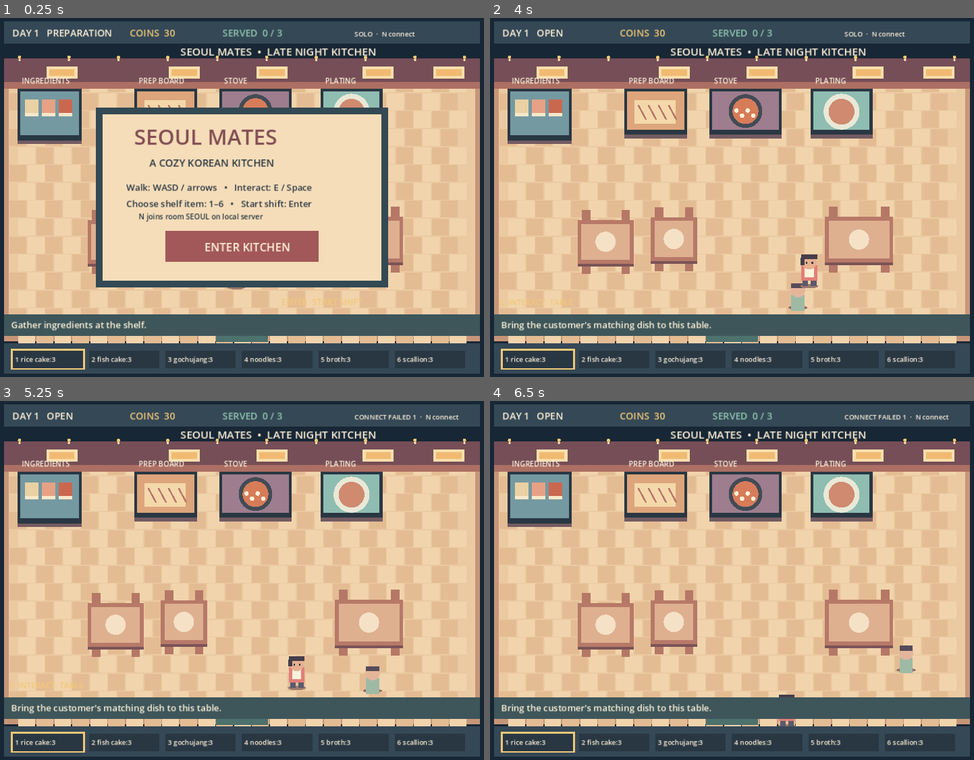
Above: before the commit, frames 1-4 (two rows, left to right).
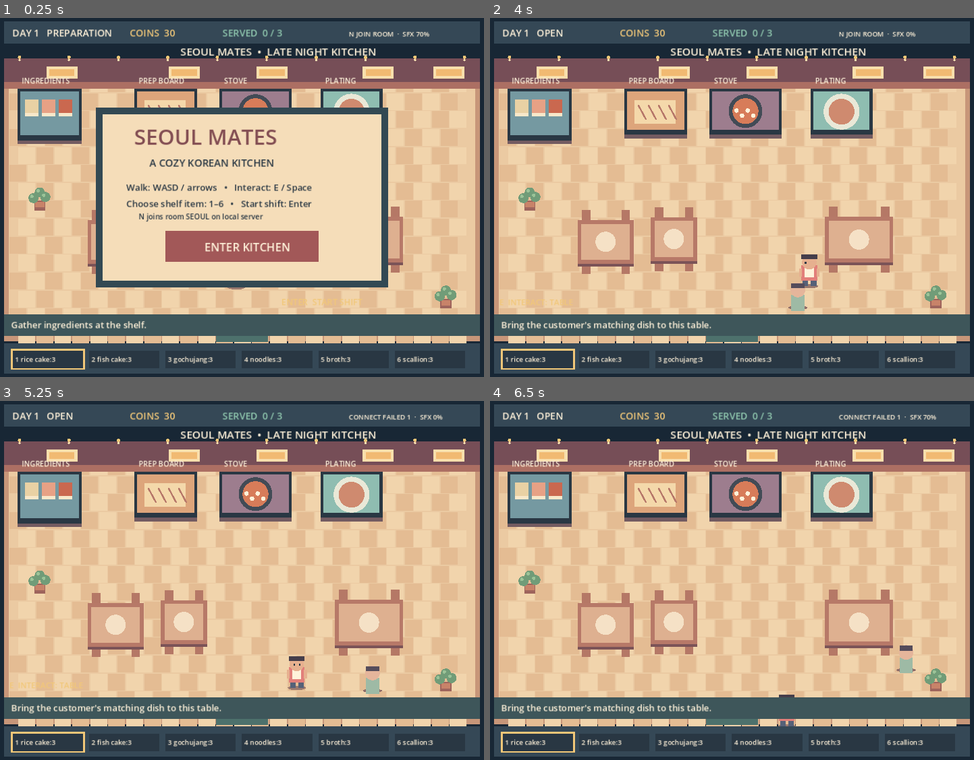
Above: after the commit, the same moments.

Repository: capybarawombat/seoul-mates
Game: Godot game, scene res://scenes/main.tscn
The game is run twice, just before and just after one commit, with the same random seed, the same clock (stepped at 60 frames per second) and the same inputs.
Inputs (mouse positions are in pixels of both pictures, inside the frame that each line leads up to):
- Up to frame 1 (0.25 s): no input
- Up to frame 2 (4 s): tap Enter at 0.5, 2.1 s; move the mouse to (848, 179) at 0.52 s; hold D 0.53-1.25 s; tap M at 0.6, 2.3, 3.8 s; click (848, 179) at 0.67 s; tap Space at 0.77, 2, 3.77 s; drag from (625, 215) to (702, 269) at 1.27 s; move the mouse to (785, 118) at 2.02 s; hold D 2.03-2.75 s; click (785, 118) at 2.17 s; drag from (702, 269) to (567, 143) at 2.77 s; move the mouse to (891, 251) at 3.52 s; hold A from 3.53 s (still down); tap 1 at 3.6 s; click (891, 251) at 3.67 s
- Up to frame 3 (5.25 s): release A at 4.25 s; drag from (77, 526) to (159, 490) at 4.27 s; move the mouse to (271, 580) at 5.02 s; hold S from 5.03 s (still down); tap N at 5.1 s; click (271, 580) at 5.17 s
- Up to frame 4 (6.5 s): tap M at 5.3 s; release S at 5.75 s; drag from (649, 490) to (625, 598) at 5.77 s

The runs differ from the first frame. In frame 1, 0.5% of the frame differs, in the area x 5-95%, y 3-81%; in frame 2, 0.6%; in frame 3, 0.6%; in frame 4, 0.6%.

Commit message:
Verify browser co-op and prepare web deployment

Diff:
--- a/scripts/main.gd
+++ b/scripts/main.gd
@@ -36,9 +36,26 @@
 var network_status := "SOLO"
 var last_sent_position := Vector2(470, 460)
 var move_clock: Dictionary = {}
+var debug_clock := 0.0
+var player_colors: Dictionary = {}
+var player_facings: Dictionary = {}
+var player_walking: Dictionary = {}
+var snapshot_seq := 0
+var last_snapshot_seq := -1
+var pending_spawn_sync := false
+var sfx_player: AudioStreamPlayer
+var sfx_muted := false
+var sfx_volume := 0.7
 
 func _ready() -> void:
 	server_mode = OS.get_cmdline_user_args().has("--server")
+	if not server_mode:
+		var generator := AudioStreamGenerator.new()
+		generator.mix_rate = 22050.0
+		generator.buffer_length = 0.3
+		sfx_player = AudioStreamPlayer.new()
+		sfx_player.stream = generator
+		add_child(sfx_player)
 	var alternate_save := OS.get_environment("SEOUL_MATES_SAVE_PATH")
 	if alternate_save != "": state.save_path = alternate_save
 	state.load_game()
@@ -82,13 +99,18 @@
 			if network_clock >= 0.1 or player.distance_to(last_sent_position) > 8.0:
 				network_clock = 0.0
 				last_sent_position = player
-				submit_position.rpc_id(1, player)
+				submit_position.rpc_id(1, player, facing, moving)
 	if server_mode:
 		state.tick(delta)
 		network_clock += delta
 		if network_clock >= 0.1:
 			network_clock = 0.0
 			_broadcast_snapshot()
+	if OS.has_feature("web") and OS.has_feature("debug"):
+		debug_clock += delta
+		if debug_clock >= 0.1:
+			debug_clock = 0.0
+			_publish_debug_state()
 	toast_time = maxf(0.0, toast_time - delta)
 	queue_redraw()
 
@@ -115,6 +137,7 @@
 	return best
 
 func _interact() -> void:
+	_play_sfx(_nearest_station())
 	if online:
 		if _nearest_station() == "stove" and not state.session.is_empty(): panel_open = true
 		request_action.rpc_id(1, "interact", selected_item, 0.0)
@@ -171,6 +194,12 @@
 	if event.keycode == KEY_F5:
 		if not online: state.save_game()
 		state.message = "Restaurant saved."
+	if event.keycode == KEY_M:
+		sfx_muted = not sfx_muted
+	if event.keycode == KEY_BRACKETLEFT:
+		sfx_volume = maxf(0.0, sfx_volume - 0.1)
+	if event.keycode == KEY_BRACKETRIGHT:
+		sfx_volume = minf(1.0, sfx_volume + 0.1)
 	if event.keycode == KEY_N:
 		_connect_server()
 
@@ -189,8 +218,10 @@
 					return
 				if panel_open:
 					if Rect2(270, 458, 420, 34).has_point(p):
+						_play_sfx("dial")
 						_set_heat(clampf((p.x - 270.0) / 420.0, 0.0, 1.0))
 					if Rect2(712, 138, 42, 37).has_point(p): panel_open = false
+					if p.distance_to(Vector2(480, 333)) < 100.0: _play_sfx("stir")
 					last_stir_angle = (p - Vector2(480, 333)).angle()
 				else:
 					if SHELF.grow(12).has_point(p) and player.distance_to(_closest(SHELF, player)) < 95: _interact()
@@ -225,6 +256,31 @@
 	if online: request_action.rpc_id(1, "chop", 0, value)
 	else: state.chop(value)
 
+func _play_sfx(kind: String) -> void:
+	if server_mode or sfx_muted or sfx_volume <= 0.0 or sfx_player == null:
+		return
+	if not sfx_player.playing:
+		sfx_player.play()
+	var playback := sfx_player.get_stream_playback() as AudioStreamGeneratorPlayback
+	if playback == null:
+		return
+	var frequency := 390.0
+	match kind:
+		"prep": frequency = 280.0
+		"stove", "stir": frequency = 330.0
+		"plate": frequency = 590.0
+		"table": frequency = 740.0
+		"dial": frequency = 440.0
+	var sample_count := mini(playback.get_frames_available(), 2500)
+	var frames := PackedVector2Array()
+	frames.resize(sample_count)
+	for i in range(sample_count):
+		var progress := float(i) / float(maxi(sample_count, 1))
+		var envelope := (1.0 - progress) * (1.0 - progress)
+		var tone := sin(TAU * frequency * float(i) / 22050.0) * envelope * 0.14 * sfx_volume
+		frames[i] = Vector2(tone, tone)
+	playback.push_buffer(frames)
+
 func _connect_server() -> void:
 	if online or server_mode: return
 	var url := "ws://127.0.0.1:9090"
@@ -249,6 +305,8 @@
 	online = true
 	network_status = "ROOM SEOUL · CONNECTED"
 	menu_open = false
+	pending_spawn_sync = true
+	last_snapshot_seq = -1
 
 func _server_failed() -> void:
 	online = false
@@ -265,12 +323,21 @@
 		multiplayer.multiplayer_peer.disconnect_peer(id)
 		return
 	positions[str(id)] = Vector2(475 + id % 3 * 24, 470)
+	var color_index := 0
+	while player_colors.values().has(color_index):
+		color_index += 1
+	player_colors[str(id)] = color_index
+	player_facings[str(id)] = Vector2.DOWN
+	player_walking[str(id)] = false
 	move_clock[str(id)] = Time.get_ticks_msec()
 	print("Player %d joined room SEOUL" % id)
 	_broadcast_snapshot()
 
 func _peer_left(id: int) -> void:
 	positions.erase(str(id))
+	player_colors.erase(str(id))
+	player_facings.erase(str(id))
+	player_walking.erase(str(id))
 	move_clock.erase(str(id))
 	state.carried_by.erase(str(id))
 	state.release_stove(id)
@@ -279,7 +346,7 @@
 	_broadcast_snapshot()
 
 @rpc("any_peer", "call_remote", "unreliable")
-func submit_position(pos: Vector2) -> void:
+func submit_position(pos: Vector2, look: Vector2, walking_now: bool) -> void:
 	if not server_mode: return
 	var id := multiplayer.get_remote_sender_id()
 	if not positions.has(str(id)) or not _can_walk(pos): return
@@ -291,6 +358,8 @@
 	for step in range(1, parts + 1):
 		if not _can_walk(old.lerp(pos, float(step) / float(parts))): return
 	positions[str(id)] = pos
+	player_facings[str(id)] = look.normalized() if look.length_squared() > 0.01 else Vector2.DOWN
+	player_walking[str(id)] = walking_now
 	move_clock[str(id)] = now
 
 @rpc("any_peer", "call_remote", "reliable")
@@ -313,14 +382,49 @@
 
 func _broadcast_snapshot() -> void:
 	if server_mode and multiplayer.multiplayer_peer != null:
-		receive_snapshot.rpc(state.snapshot(), positions)
+		snapshot_seq += 1
+		receive_snapshot.rpc(snapshot_seq, state.snapshot(), positions, player_colors, player_facings, player_walking)
 
 @rpc("authority", "call_remote", "unreliable")
-func receive_snapshot(data: Dictionary, player_positions: Dictionary) -> void:
+func receive_snapshot(seq: int, data: Dictionary, player_positions: Dictionary, colors: Dictionary, facings: Dictionary, walking_flags: Dictionary) -> void:
 	if server_mode: return
+	if seq <= last_snapshot_seq: return
+	last_snapshot_seq = seq
 	state.apply_snapshot(data)
 	positions = player_positions
+	player_colors = colors
+	player_facings = facings
+	player_walking = walking_flags
+	if pending_spawn_sync and positions.has(str(multiplayer.get_unique_id())):
+		player = positions[str(multiplayer.get_unique_id())]
+		last_sent_position = player
+		pending_spawn_sync = false
 	if panel_open and state.session.is_empty(): panel_open = false
+
+func _publish_debug_state() -> void:
+	var peers: Dictionary = {}
+	for id in positions:
+		var pos: Vector2 = positions[id]
+		peers[str(id)] = [pos.x, pos.y]
+	var data := {
+		"online": online,
+		"peer_id": multiplayer.get_unique_id(),
+		"position": [player.x, player.y],
+		"peers": peers,
+		"colors": player_colors,
+		"carried": state.held(multiplayer.get_unique_id() if online else 1),
+		"inventory": state.inventory,
+		"session": state.session,
+		"dish": state.dish,
+		"phase": state.phase,
+		"customer_stage": state.customer_stage,
+		"served": state.served,
+		"money": state.money,
+		"order": state.order,
+		"panel_open": panel_open,
+		"message": state.message
+	}
+	JavaScriptBridge.eval("window.__SEOUL_TEST_STATE = " + JSON.stringify(data))
 
 func _draw() -> void:
 	draw_rect(Rect2(0, 0, 960, 640), BG)
@@ -332,12 +436,20 @@
 	_draw_table(TABLE, true)
 	_draw_table(Rect2(205, 360, 100, 78), false)
 	_draw_table(Rect2(335, 355, 83, 78), false)
-	_draw_customer()
+	var actors: Array[Dictionary] = []
+	if state.phase == "OPEN" and state.customer_stage != "absent":
+		actors.append({"kind": "customer", "y": state.customer_position.y})
 	if online:
 		for id in positions:
 			if int(id) != multiplayer.get_unique_id():
-				_draw_teammate(positions[id], int(id))
-	_draw_player()
+				actors.append({"kind": "teammate", "y": positions[id].y, "id": int(id), "pos": positions[id]})
+	actors.append({"kind": "player", "y": player.y})
+	actors.sort_custom(func(a: Dictionary, b: Dictionary) -> bool: return float(a["y"]) < float(b["y"]))
+	for actor in actors:
+		match actor["kind"]:
+			"customer": _draw_customer()
+			"teammate": _draw_teammate(actor["pos"], actor["id"])
+			"player": _draw_player()
 	_draw_hud()
 	if panel_open and not state.session.is_empty(): _draw_cooking_panel()
 	if menu_open: _draw_menu()
@@ -361,6 +473,12 @@
 		var light_x := 84 + i * 88
 		draw_circle(Vector2(light_x, 70), 3, GOLD)
 		draw_circle(Vector2(light_x, 75), 2, Color("f6dfb2"))
+	for pos in [Vector2(120, 318), Vector2(843, 493)]:
+		draw_rect(Rect2(pos.x - 10, pos.y + 8, 20, 17), Color("9e645c"))
+		draw_rect(Rect2(pos.x - 8, pos.y + 10, 16, 10), Color("c88369"))
+		for offset in [Vector2(-11, 3), Vector2(0, -7), Vector2(10, 1)]:
+			draw_circle(pos + offset, 9, Color("719c78"))
+			draw_circle(pos + offset + Vector2(-3, -3), 3, Color("9bc398"))
 
 func _draw_station(rect: Rect2, title: String, color: Color, kind: int) -> void:
 	draw_rect(Rect2(rect.position + Vector2(0, 7), rect.size), Color("735b61"))
@@ -374,13 +492,22 @@
 		1:
 			draw_rect(Rect2(rect.position + Vector2(18, 21), Vector2(74, 42)), Color("f4d8aa"))
 			for i in range(4): draw_line(rect.position + Vector2(25 + i * 18, 29), rect.position + Vector2(39 + i * 18, 55), Color("b7786a"), 3)
+			if not state.session.is_empty() and float(state.session["chop_progress"]) > 0.0:
+				draw_rect(Rect2(rect.position + Vector2(20, 67), Vector2(70 * float(state.session["chop_progress"]), 4)), MINT)
 		2:
 			draw_circle(rect.position + Vector2(64, 40), 30, Color("424b56"))
 			draw_circle(rect.position + Vector2(64, 40), 23, Color("d77c59"))
 			for i in range(4): draw_circle(rect.position + Vector2(48 + i * 10, 39 + (i % 2) * 9), 4, CREAM)
+			if not state.session.is_empty() and float(state.session["temperature"]) > 0.35:
+				for i in range(3):
+					var lift := sin(float(Time.get_ticks_msec()) / 330.0 + float(i)) * 3.0
+					draw_line(rect.position + Vector2(44 + i * 20, 8 + lift), rect.position + Vector2(48 + i * 20, -8 + lift), Color("f7e5c8", 0.75), 3)
 		3:
 			draw_circle(rect.position + Vector2(55, 41), 32, Color("e9e8d7"))
 			draw_circle(rect.position + Vector2(55, 41), 23, Color("cf8a6f"))
+			if not state.dish.is_empty():
+				for offset in [Vector2(-10, -7), Vector2(4, -11), Vector2(-2, 8), Vector2(12, 4)]:
+					draw_rect(Rect2(rect.position + Vector2(55, 41) + offset, Vector2(7, 5)), CREAM)
 	_label(rect.position + Vector2(8, -9), title, 13, CREAM)
 
 func _draw_table(rect: Rect2, occupied: bool) -> void:
@@ -408,44 +535,50 @@
 
 func _draw_player() -> void:
 	var bounce := sin(walk_time) * 2.0 if moving else 0.0
-	var p := player + Vector2(0, bounce)
-	_ellipse(Rect2(p.x - 16, p.y + 16, 32, 8), Color("9b796e"))
-	draw_rect(Rect2(p.x - 12, p.y + 3, 10, 17), Color("5a5a6c"))
-	draw_rect(Rect2(p.x + 3, p.y + 3, 10, 17), Color("5a5a6c"))
-	draw_rect(Rect2(p.x - 14, p.y - 17, 28, 27), Color("e27f7a"))
-	draw_rect(Rect2(p.x - 8, p.y - 14, 16, 18), CREAM)
-	draw_circle(p + Vector2(0, -23), 13, Color("e6b08f"))
-	draw_rect(Rect2(p.x - 14, p.y - 37, 28, 9), Color("453e4b"))
-	draw_rect(Rect2(p.x - 15, p.y - 31, 7, 13), Color("453e4b"))
-	var eye_y := p.y - 23
-	if facing.y >= -0.5:
-		draw_rect(Rect2(p.x - 6, eye_y, 3, 3), DARK)
-		draw_rect(Rect2(p.x + 4, eye_y, 3, 3), DARK)
 	var carried_item := state.held(multiplayer.get_unique_id() if online else 1)
-	if carried_item != "":
-		draw_circle(p + Vector2(19, -12), 8, GOLD)
-		_label(p + Vector2(10, -39), carried_item.replace("_", " "), 12, CREAM)
+	var color_index := int(player_colors.get(str(multiplayer.get_unique_id()), 0)) if online else 0
+	_draw_avatar(player + Vector2(0, bounce), color_index, facing, "", carried_item)
 
 func _draw_teammate(pos: Vector2, id: int) -> void:
-	var p := pos
+	var color_index := int(player_colors.get(str(id), 1))
+	var look: Vector2 = player_facings.get(str(id), Vector2.DOWN)
+	var bob := sin(float(Time.get_ticks_msec()) / 115.0 + float(id % 9)) * 2.0 if bool(player_walking.get(str(id), false)) else 0.0
+	_draw_avatar(pos + Vector2(0, bob), color_index, look, "P%d" % (color_index + 1), state.held(id))
+
+func _draw_avatar(p: Vector2, color_index: int, look: Vector2, tag: String, item: String) -> void:
+	var outfits := [Color("e27f7a"), MINT, Color("d7ab73"), Color("a5a7d3")]
+	var outfit: Color = outfits[clampi(color_index, 0, outfits.size() - 1)]
+	var hair := Color("453e4b")
 	_ellipse(Rect2(p.x - 16, p.y + 16, 32, 8), Color("9b796e"))
 	draw_rect(Rect2(p.x - 12, p.y + 3, 10, 17), Color("566178"))
 	draw_rect(Rect2(p.x + 3, p.y + 3, 10, 17), Color("566178"))
-	draw_rect(Rect2(p.x - 14, p.y - 17, 28, 27), MINT)
+	draw_rect(Rect2(p.x - 14, p.y - 17, 28, 27), outfit)
 	draw_rect(Rect2(p.x - 8, p.y - 14, 16, 18), CREAM)
+	draw_rect(Rect2(p.x - 18, p.y - 12, 5, 15), Color("e6b08f"))
+	draw_rect(Rect2(p.x + 13, p.y - 12, 5, 15), Color("e6b08f"))
 	draw_circle(p + Vector2(0, -23), 13, Color("e6b08f"))
-	draw_rect(Rect2(p.x - 14, p.y - 37, 28, 9), Color("51485e"))
-	draw_rect(Rect2(p.x - 15, p.y - 31, 7, 13), Color("51485e"))
-	draw_rect(Rect2(p.x - 6, p.y - 23, 3, 3), DARK)
-	draw_rect(Rect2(p.x + 4, p.y - 23, 3, 3), DARK)
-	_label(p + Vector2(-10, -40), "P%02d" % (id % 100), 12, CREAM)
+	draw_rect(Rect2(p.x - 14, p.y - 37, 28, 9), hair)
+	if look.y < -0.5:
+		draw_rect(Rect2(p.x - 14, p.y - 31, 28, 15), hair)
+	elif look.x > 0.5:
+		draw_rect(Rect2(p.x + 5, p.y - 23, 3, 3), DARK)
+	elif look.x < -0.5:
+		draw_rect(Rect2(p.x - 8, p.y - 23, 3, 3), DARK)
+	else:
+		draw_rect(Rect2(p.x - 6, p.y - 23, 3, 3), DARK)
+		draw_rect(Rect2(p.x + 4, p.y - 23, 3, 3), DARK)
+	if tag != "": _label(p + Vector2(-10, -40), tag, 12, CREAM)
+	if item != "":
+		draw_circle(p + Vector2(20, -9), 8, GOLD)
+		_label(p + Vector2(10, -49), item.replace("_", " "), 12, CREAM)
 
 func _draw_hud() -> void:
 	draw_rect(Rect2(56, 6, 848, 40), Color("354856"))
 	_label(Vector2(71, 33), "DAY %d   %s" % [state.day, state.phase], 17, CREAM)
 	_label(Vector2(280, 33), "COINS  %d" % state.money, 17, GOLD)
 	_label(Vector2(445, 33), "SERVED  %d / %d" % [state.served, state.target_orders], 17, MINT)
-	_label(Vector2(680, 33), "%s  ·  N connect" % network_status, 12, CREAM)
+	var connection_label := "ROOM SEOUL" if online else "N JOIN ROOM" if network_status == "SOLO" else network_status
+	_label(Vector2(670, 33), "%s  ·  SFX %d%%" % [connection_label, 0 if sfx_muted else roundi(sfx_volume * 100.0)], 12, CREAM)
 	draw_rect(Rect2(56, 580, 848, 54), Color("354856"))
 	for i in range(6):
 		var x := 72 + i * 136
@@ -471,19 +604,19 @@
 	for item in required:
 		ingredient_text += "%s %d/%d   " % [item.replace("_", " "), int(added.get(item, 0)), int(required[item])]
 	_label(Vector2(224, 194), ingredient_text, 14, DARK)
-	draw_circle(Vector2(480, 333), 111, Color("4c5660"))
-	draw_circle(Vector2(480, 333), 94, Color("d57756"))
-	draw_circle(Vector2(480, 333), 81, Color("e9945e"))
+	draw_circle(Vector2(480, 336), 91, Color("4c5660"))
+	draw_circle(Vector2(480, 336), 79, Color("d57756"))
+	draw_circle(Vector2(480, 336), 69, Color("e9945e"))
 	for i in range(10):
 		var angle := float(i) * TAU / 10.0 + walk_time * 0.05
-		var spot := Vector2(480, 333) + Vector2(cos(angle), sin(angle)) * (36 + i % 3 * 13)
+		var spot := Vector2(480, 336) + Vector2(cos(angle), sin(angle)) * (29 + i % 3 * 11)
 		draw_circle(spot, 8 if i % 2 == 0 else 5, CREAM if i % 2 == 0 else Color("8cae82"))
-	_label(Vector2(224, 226), "DRAG IN CIRCLES TO STIR", 14, DARK)
-	_label(Vector2(224, 247), "TEMP %d%%   COOK %d%%   MIX %d%%" % [int(float(state.session["temperature"]) * 100), int(float(state.session["doneness"]) * 100), int(float(state.session["mixing"]) * 100)], 15, DARK)
+	_label(Vector2(224, 219), "DRAG IN CIRCLES TO STIR", 14, DARK)
+	_label(Vector2(224, 239), "TEMP %d%%   COOK %d%%   MIX %d%%" % [int(float(state.session["temperature"]) * 100), int(float(state.session["doneness"]) * 100), int(float(state.session["mixing"]) * 100)], 15, DARK)
 	draw_rect(Rect2(270, 458, 420, 22), Color("6f7680"))
 	draw_rect(Rect2(270, 458, 420 * float(state.session["heat"]), 22), Color("df785e"))
 	draw_circle(Vector2(270 + 420 * float(state.session["heat"]), 469), 15, GOLD)
-	_label(Vector2(272, 444), "HEAT  •  DRAG SLIDER TO SET FLAME", 14, DARK)
+	_label(Vector2(272, 449), "HEAT  •  DRAG SLIDER TO SET FLAME", 14, DARK)
 	_label(Vector2(257, 501), "Gather at shelf • chop at prep • add at stove • plate at counter", 13, DARK)
 
 func _draw_menu() -> void:
Not shown, added: server/compose.yaml
Not shown, added: .github/workflows/deploy-pages.yml
Not shown, changed: .gitignore
Not shown, changed: README.md
Not shown, changed: docs/ARCHITECTURE.md
Not shown, changed: docs/ASSET_LICENSES.md
Not shown, changed: docs/DEPLOYMENT.md
Not shown, changed: docs/DEVELOPMENT_STATUS.md
Not shown, changed: docs/KNOWN_ISSUES.md
Not shown, changed: docs/TEST_REPORT.md
Not shown, added: server/.env.example
Not shown, added: server/Caddyfile
(and 4 more such lines)
